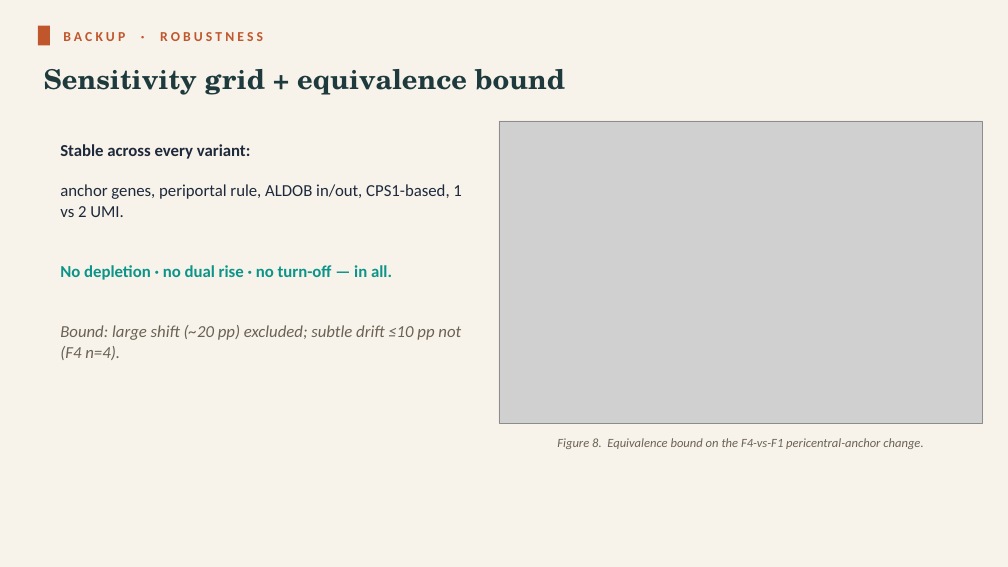
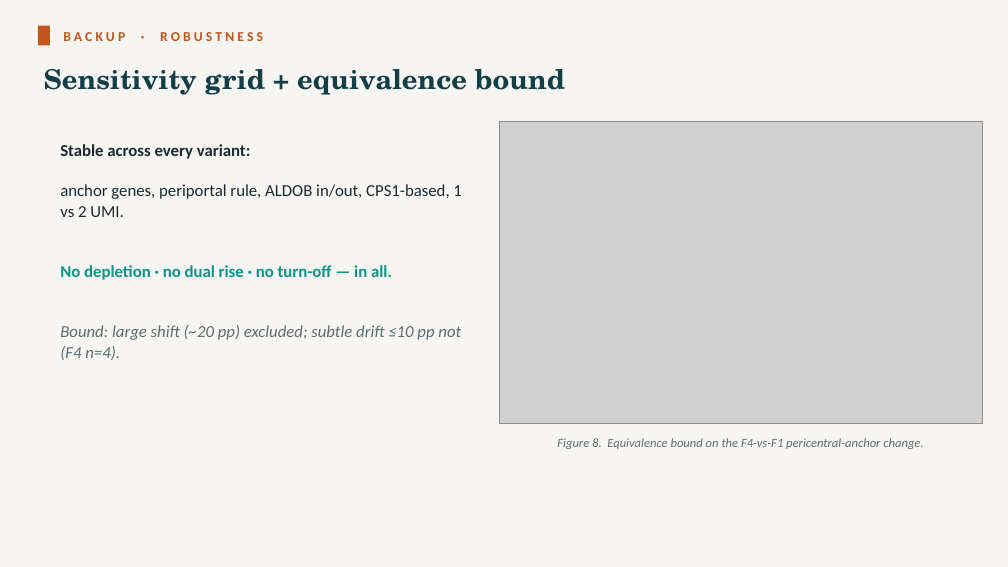
Before and after one commit to roeetekoah/liver-zonation, a slide deck: slide 18 of presentation/MASLD_zonation.pptx (slide 17 before the commit). Drawn at 1008x567 pixels with LibreOffice and Linux fonts; fonts in the diff are those of the drawing; grey boxes stand for pictures. Boxes give left, top, right and bottom in pixels: in the first picture for what was removed or moved away, otherwise in the second. Text is boxed around its words. In the diff, an @@ line names an element or a change of style, - is before the commit and + after.

```diff
--- a/presentation/MASLD_zonation.pptx
+++ b/presentation/MASLD_zonation.pptx
@@ background #F7F3EB to #F7F5F1 @@
@@ rectangle at box(38, 26, 50, 45): fill #C0562B to #C0561B @@
@@ text "BACKUP · ROBUSTNESS" at box(63, 32, 263, 41): text colour #C0562B to #C0561B @@
@@ text at box(60, 144, 461, 360): text colour #1E293B to #1B2B31 in "Stable across every variant:", "anchor genes, periportal rule, ALDOB in/out, CPS1-based, ..."; text colour #6B6256 to #5C6E73 in "Bound: large shift (~20 pp) excluded; subtle ..." @@
@@ text "Figure 8. Equivalence bound on ..." at box(557, 438, 923, 449): text colour #6B6256 to #5C6E73 @@
```
Also in this commit, not shown: 20 other slides changed, 1 slide added, 1 other file.
